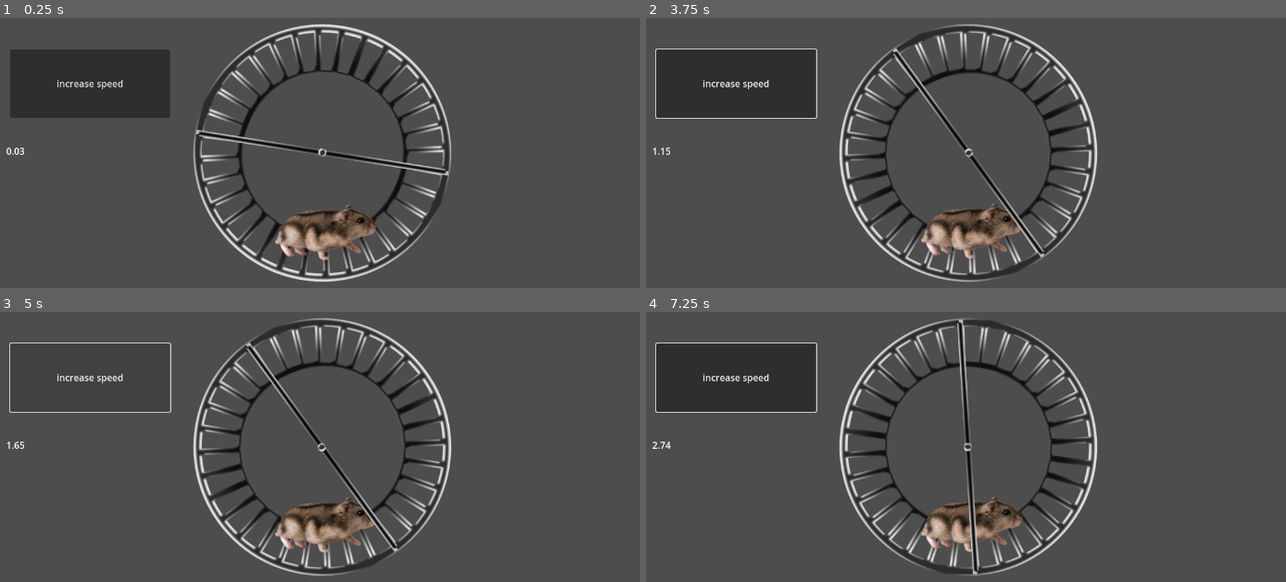
Above: before the commit, frames 1-4 (two rows, left to right).
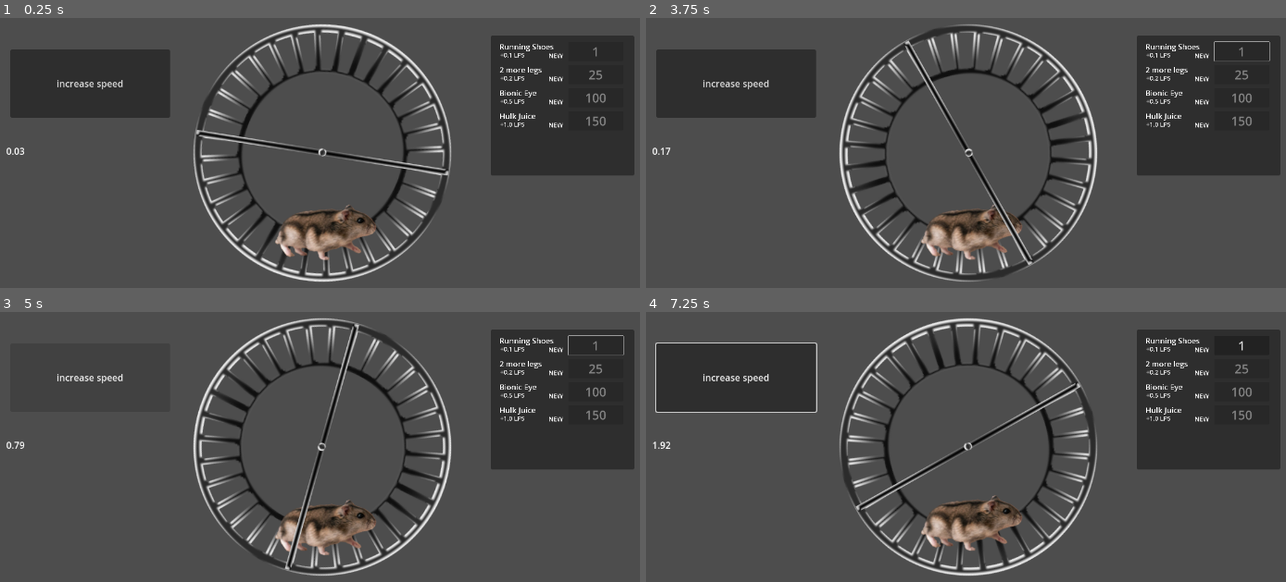
Above: after the commit, the same moments.

Repository: Trashcan445/gmtk_jam_repo
Game: Godot game, scene res://scenes/hamster_clicker.tscn
Two runs of this game, one before a commit and one after it. Both use one fixed random seed, a clock stepped at 60 frames per second and the inputs below.
Inputs (mouse positions are in pixels of both pictures, inside the frame that each line leads up to):
- Up to frame 1 (0.25 s): no input
- Up to frame 2 (3.75 s): click "increase speed" at 0.5 s; tap Enter (ui_accept) at 1.25, 1.52 s; move the mouse to (1132, 131) at 1.27 s; hold Right (ui_right) 1.28-2 s; click (1132, 131) at 1.42 s; drag from (818, 174) to (934, 236) at 2.02 s; move the mouse to (1042, 61) at 2.77 s; hold Right (ui_right) 2.78-3.5 s; click (1241, 50) at 3.5 s, where only the run after the commit has a clickable "1"
- Up to frame 3 (5 s): drag from (288, 530) to (102, 384) at 4.27 s
- Up to frame 4 (7.25 s): move the mouse to (1190, 509) at 5.02 s; hold Left (ui_left) 5.03-5.75 s; tap Enter (ui_accept) at 5.27 s; drag from (748, 384) to (857, 341) at 5.77 s; move the mouse to (1004, 447) at 6.52 s; hold Down (ui_down) from 6.53 s (still down); click (1004, 447) at 6.67 s

The runs differ from the first frame. In frame 1, 11% of the frame differs, in the area x 76-100%, y 6-59%; in frame 2, 20%; in frame 3, 22%, in the area x 1-100%, y 2-98%; in frame 4, 21%.

Commit message:
Added Shop Functionality.

Diff:
--- a/gmtk_jam/scenes/hamster_clicker.tscn
+++ b/gmtk_jam/scenes/hamster_clicker.tscn
@@ -1,10 +1,11 @@
-[gd_scene load_steps=9 format=3 uid="uid://2sfk3xjnfbfl"]
+[gd_scene load_steps=10 format=3 uid="uid://2sfk3xjnfbfl"]
 
-[ext_resource type="Script" uid="uid://1rlitx3kfnc0" path="res://scenes/hamster_wheel.gd" id="1_70i32"]
+[ext_resource type="Script" uid="uid://1rlitx3kfnc0" path="res://scripts/hamster_wheel.gd" id="1_70i32"]
 [ext_resource type="Texture2D" uid="uid://c3np3xbbtnosg" path="res://assets/art/wheel.png" id="1_wat2s"]
 [ext_resource type="Texture2D" uid="uid://b1syc4748sy2t" path="res://assets/art/Hamster.png" id="2_70i32"]
 [ext_resource type="Texture2D" uid="uid://dt8th7o3u2bfi" path="res://assets/art/wheelBar.png" id="3_qmgou"]
 [ext_resource type="Script" uid="uid://da6qw3ijsx8gs" path="res://scenes/display_string_in_label.gd" id="5_qmgou"]
+[ext_resource type="PackedScene" uid="uid://bmbbycprlxm23" path="res://scenes/shop.tscn" id="6_aeqvs"]
 
 [sub_resource type="Animation" id="Animation_ww34r"]
 length = 0.001
@@ -146,5 +147,10 @@
 text = "I SAY HOW MUCH LOOPS"
 script = ExtResource("5_qmgou")
 
+[node name="Shop" parent="." node_paths=PackedStringArray("hamster_wheel") instance=ExtResource("6_aeqvs")]
+position = Vector2(449, -84)
+hamster_wheel = NodePath("../Hamster_Wheel")
+
 [connection signal="loops_changed" from="Hamster_Wheel" to="Button/Label" method="_on_new_float"]
+[connection signal="loops_changed" from="Hamster_Wheel" to="Shop" method="loops_changed"]
 [connection signal="pressed" from="Button" to="Hamster_Wheel" method="_on_button_pressed"]
--- /dev/null
+++ b/gmtk_jam/scenes/shop.gd
@@ -0,0 +1,25 @@
+# SHOP GD
+
+extends Node2D
+
+@export var hamster_wheel : HamsterWheel
+@export var upgrades : Array[Upgrade]
+@export var upgradeDisplays : Array[UpgradeDisplay]
+
+func _ready() -> void:
+	# init all upgrade nodes
+	for i in upgradeDisplays.size():
+		upgradeDisplays[i].init_display(upgrades[i])
+
+	loops_changed(hamster_wheel.loops)
+
+# recieved from wheel signal
+func loops_changed(new_loops : float):
+	for i in upgradeDisplays.size():
+		upgradeDisplays[i].refresh_display(new_loops)
+
+# upgrade, called from button signal, increases lps, or lps mult
+# the buttons themselves will increase their level
+func _on_upgrade_node_purchased(upgrade_purchase : Upgrade):
+	hamster_wheel.loops -= upgrade_purchase.cost
+	hamster_wheel.loopsPerSecond += upgrade_purchase.lpsIncrease
--- /dev/null
+++ b/gmtk_jam/scenes/shop.tscn
@@ -0,0 +1,65 @@
+[gd_scene load_steps=8 format=3 uid="uid://bmbbycprlxm23"]
+
+[ext_resource type="Script" uid="uid://ccsfla2fb7n0c" path="res://scenes/shop.gd" id="1_lx5au"]
+[ext_resource type="Script" uid="uid://dp7ti5a83t8p8" path="res://scripts/upgrade_hamster.gd" id="2_1l46r"]
+[ext_resource type="PackedScene" uid="uid://bbo13ptt3ymk1" path="res://scenes/upgrade_node.tscn" id="2_xfvoa"]
+
+[sub_resource type="Resource" id="Resource_032fp"]
+script = ExtResource("2_1l46r")
+name = "Running Shoes"
+lpsIncrease = 0.1
+costs = Array[int]([1])
+currentLevel = 0
+metadata/_custom_type_script = "uid://dp7ti5a83t8p8"
+
+[sub_resource type="Resource" id="Resource_2fc2m"]
+script = ExtResource("2_1l46r")
+name = "2 more legs"
+lpsIncrease = 0.2
+costs = Array[int]([25])
+currentLevel = 0
+metadata/_custom_type_script = "uid://dp7ti5a83t8p8"
+
+[sub_resource type="Resource" id="Resource_8r1wq"]
+script = ExtResource("2_1l46r")
+name = "Bionic Eye"
+lpsIncrease = 0.5
+costs = Array[int]([100])
+currentLevel = 0
+metadata/_custom_type_script = "uid://dp7ti5a83t8p8"
+
+[sub_resource type="Resource" id="Resource_1l46r"]
+script = ExtResource("2_1l46r")
+name = "Hulk Juice"
+lpsIncrease = 1.0
+costs = Array[int]([150])
+currentLevel = 0
+metadata/_custom_type_script = "uid://dp7ti5a83t8p8"
+
+[node name="Shop" type="Node2D" node_paths=PackedStringArray("upgradeDisplays")]
+script = ExtResource("1_lx5au")
+upgrades = Array[ExtResource("2_1l46r")]([SubResource("Resource_032fp"), SubResource("Resource_2fc2m"), SubResource("Resource_8r1wq"), SubResource("Resource_1l46r")])
+upgradeDisplays = [NodePath("Hamster Upgrades/Upgrade Node"), NodePath("Hamster Upgrades/Upgrade Node2"), NodePath("Hamster Upgrades/Upgrade Node3"), NodePath("Hamster Upgrades/Upgrade Node4")]
+
+[node name="Hamster Upgrades" type="Panel" parent="."]
+offset_left = -158.0
+offset_top = -119.0
+offset_right = 90.0
+offset_bottom = 123.0
+
+[node name="Upgrade Node" parent="Hamster Upgrades" instance=ExtResource("2_xfvoa")]
+position = Vector2(158, 28)
+
+[node name="Upgrade Node2" parent="Hamster Upgrades" instance=ExtResource("2_xfvoa")]
+position = Vector2(158, 68)
+
+[node name="Upgrade Node3" parent="Hamster Upgrades" instance=ExtResource("2_xfvoa")]
+position = Vector2(158, 108)
+
+[node name="Upgrade Node4" parent="Hamster Upgrades" instance=ExtResource("2_xfvoa")]
+position = Vector2(158, 148)
+
+[connection signal="purchased" from="Hamster Upgrades/Upgrade Node" to="." method="_on_upgrade_node_purchased"]
+[connection signal="purchased" from="Hamster Upgrades/Upgrade Node2" to="." method="_on_upgrade_node_purchased"]
+[connection signal="purchased" from="Hamster Upgrades/Upgrade Node3" to="." method="_on_upgrade_node_purchased"]
+[connection signal="purchased" from="Hamster Upgrades/Upgrade Node4" to="." method="_on_upgrade_node_purchased"]
--- /dev/null
+++ b/gmtk_jam/scenes/upgrade_node.tscn
@@ -0,0 +1,49 @@
+[gd_scene load_steps=2 format=3 uid="uid://bbo13ptt3ymk1"]
+
+[ext_resource type="Script" uid="uid://bet6hj5dq3vlx" path="res://scripts/upgrade_display.gd" id="1_i2vvs"]
+
+[node name="Upgrade Node" type="Node2D" node_paths=PackedStringArray("nameDisplay", "descDisplay", "levelDisplay", "button")]
+script = ExtResource("1_i2vvs")
+nameDisplay = NodePath("name")
+descDisplay = NodePath("desc")
+levelDisplay = NodePath("lvl")
+button = NodePath("Purchase")
+
+[node name="Purchase" type="Button" parent="."]
+offset_left = -24.0
+offset_top = -17.0
+offset_right = 223.0
+offset_bottom = 68.0
+scale = Vector2(0.383953, 0.383953)
+theme_override_font_sizes/font_size = 56
+text = "COST
+"
+
+[node name="name" type="Label" parent="."]
+offset_left = -143.0
+offset_top = -18.0
+offset_right = 435.0
+offset_bottom = 93.0
+scale = Vector2(0.162558, 0.162558)
+theme_override_font_sizes/font_size = 81
+text = "NAME"
+
+[node name="desc" type="Label" parent="."]
+offset_left = -142.0
+offset_top = -2.0
+offset_right = 157.0
+offset_bottom = 89.0
+scale = Vector2(0.162558, 0.162558)
+theme_override_font_sizes/font_size = 66
+text = "+0.10 LPS"
+
+[node name="lvl" type="Label" parent="."]
+offset_left = -58.0
+offset_top = -1.0
+offset_right = 241.0
+offset_bottom = 90.0
+scale = Vector2(0.162558, 0.162558)
+theme_override_font_sizes/font_size = 66
+text = "1"
+
+[connection signal="pressed" from="Purchase" to="." method="purchase_upgrade"]
--- a/gmtk_jam/scenes/hamster_wheel.gd
+++ b/gmtk_jam/scripts/hamster_wheel.gd
@@ -1,3 +1,5 @@
+# HAMSTER WHEEL GD
+class_name HamsterWheel
 extends Node
 
 # Variables
--- /dev/null
+++ b/gmtk_jam/scripts/upgrade_display.gd
@@ -0,0 +1,30 @@
+class_name UpgradeDisplay
+extends Node
+
+@export var nameDisplay : Label
+@export var descDisplay : Label
+@export var levelDisplay : Label
+@export var button : Button
+signal purchased(upgrade : Upgrade)
+var info : Upgrade
+
+
+func init_display(upgradeInfo : Upgrade) -> void:
+	info = upgradeInfo
+	nameDisplay.text = info.name
+	descDisplay.text = "+" + String.num(info.lpsIncrease, 2) + " LPS"
+
+	if info.currentLevel==0:
+		levelDisplay.text = "NEW "
+	else:
+		levelDisplay.text = "Lv. " + str(info.currentLevel)
+
+	button.text = str(info.cost)
+
+func refresh_display(loops : float) -> void:
+	button.disabled = loops < info.cost
+
+func purchase_upgrade() -> void:
+	purchased.emit(info) # This tells shop to subtract the cost from loops
+	info.currentLevel+=1
+	button.text = str(info.cost)
--- /dev/null
+++ b/gmtk_jam/scripts/upgrade_hamster.gd
@@ -0,0 +1,17 @@
+# HAMSTER UPGRADE GD
+
+extends Resource
+class_name Upgrade
+@export var name : String = "Unnamed Upgrade"
+@export var lpsIncrease : float = 0.1
+@export var costs : Array[int] = []
+@export var currentLevel : int = 0
+
+var cost: int:
+	get:
+		if costs == null or costs.is_empty():
+			return 1
+		elif currentLevel >= costs.size():
+			return costs[costs.size() - 1]
+		else:
+			return costs[currentLevel]
Not shown, added: gmtk_jam/scenes/shop.gd.uid
Renamed: gmtk_jam/scenes/hamster_wheel.gd.uid -> gmtk_jam/scripts/hamster_wheel.gd.uid
Not shown, added: gmtk_jam/scripts/upgrade_display.gd.uid
Not shown, added: gmtk_jam/scripts/upgrade_hamster.gd.uid
Not shown, added: gmtk_jam/scenes/hamster_clicker.tscn5927648723.tmp
Not shown, added: gmtk_jam/scenes/hamster_clicker.tscn5932275194.tmp
